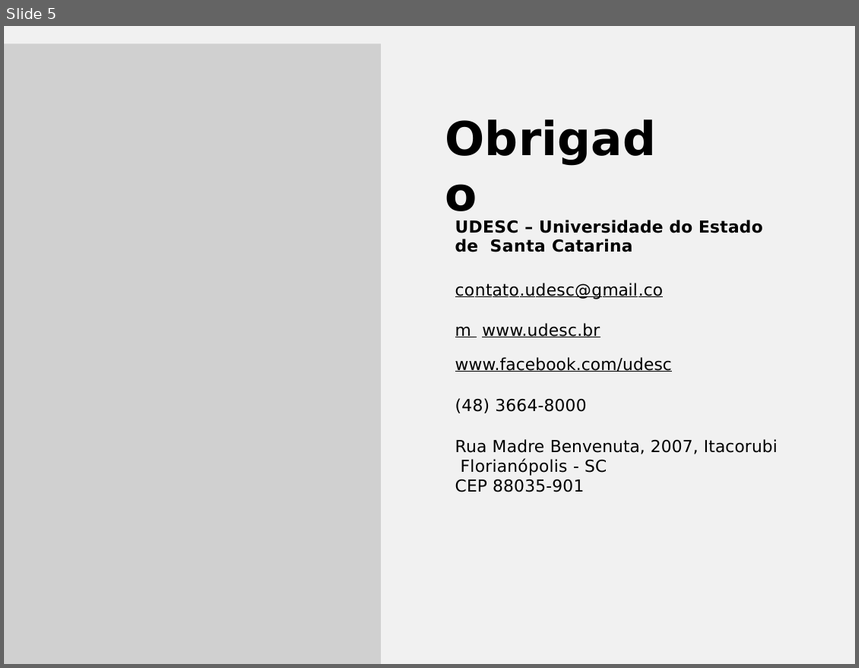
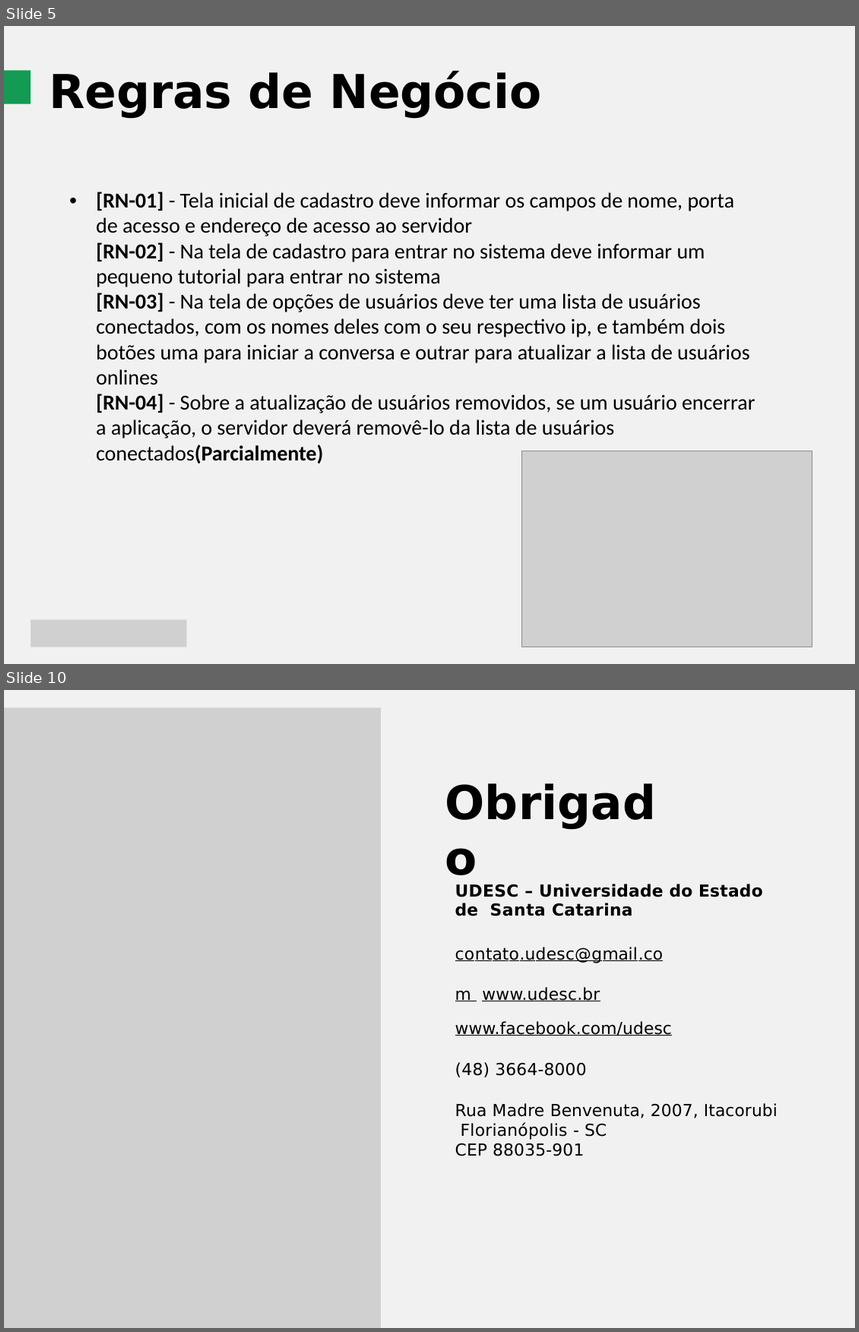
Before and after one commit to robsondejesus1996/Chat, a slide deck: Apresentação.pptx. Shown one above the other, each under a label of ours: slide 5 before the commit, slides 5 and 10 after it; the slides between them are not shown. The pictures are 859x668 and 859x1332 pixels, drawn with LibreOffice and Linux fonts; fonts in the diff are those of the drawing; grey boxes stand for pictures. Boxes give left, top, right and bottom in pixels: in the first picture for what was removed or moved away, otherwise in the second. Text is boxed around its words. In the diff, an @@ line names an element or a change of style, - is before the commit and + after.

```diff
--- a/Apresentação.pptx
+++ b/Apresentação.pptx
@@ slide 5 added at [4, 26, 855, 664], background #FFFFFF; not listed: 1 template element that a slide beside it also shows @@
@@ freeform shape added at [4, 70, 31, 104], fill #139B54 @@
@@ title added at [49, 71, 542, 117], 39.5 pt, text #000000, bold @@
+Regras de Negócio
@@ text added at [96, 192, 755, 464], 18 pt, text #000000 @@
+• [RN-01] - Tela inicial de cadastro deve informar os campos de nome, porta de acesso e endereço de acesso ao servidor
+  [RN-02] - Na tela de cadastro para entrar no sistema deve informar um pequeno tutorial para entrar no sistema
+  [RN-03] - Na tela de opções de usuários deve ter uma lista de usuários conectados, com os nomes deles com o seu respectivo ip, e também dois botões uma para iniciar a conversa e outrar para atualizar a lista de usuários onlines
+  [RN-04] - Sobre a atualização de usuários removidos, se um usuário encerrar a aplicação, o servidor deverá removê-lo da lista de usuários conectados(Parcialmente)
@@ picture added at [522, 452, 812, 648] @@
@@ picture added at [31, 620, 186, 648] @@
@@ what was slide 5 is now slide 10 @@
```
Also in this commit, not shown: 1 slide changed, 7 other slides added, 3 slides removed, 42 other files.
